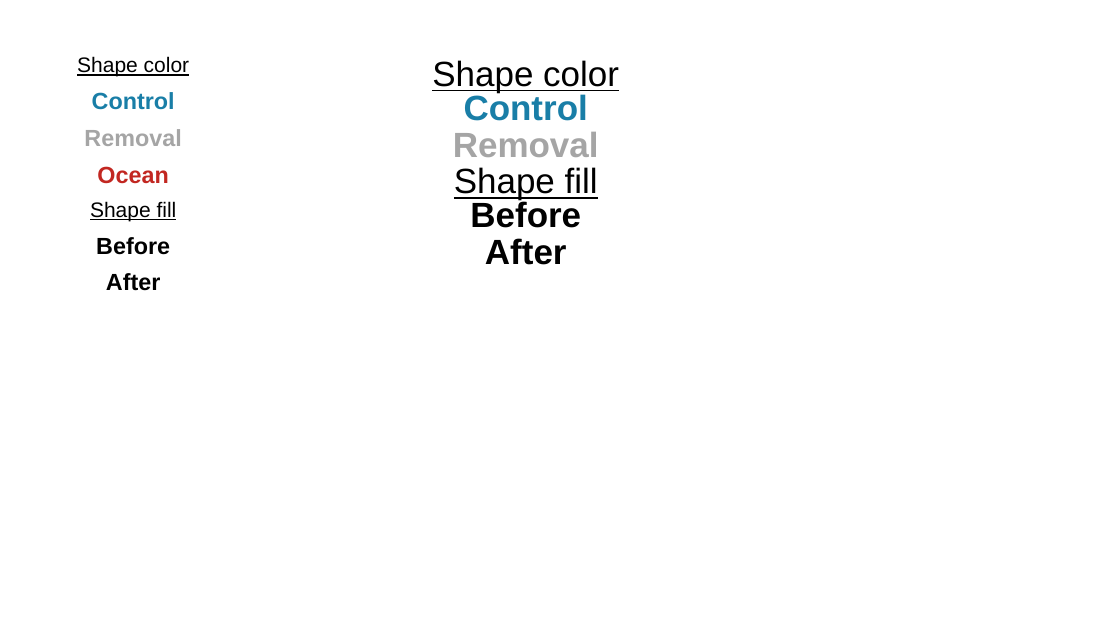
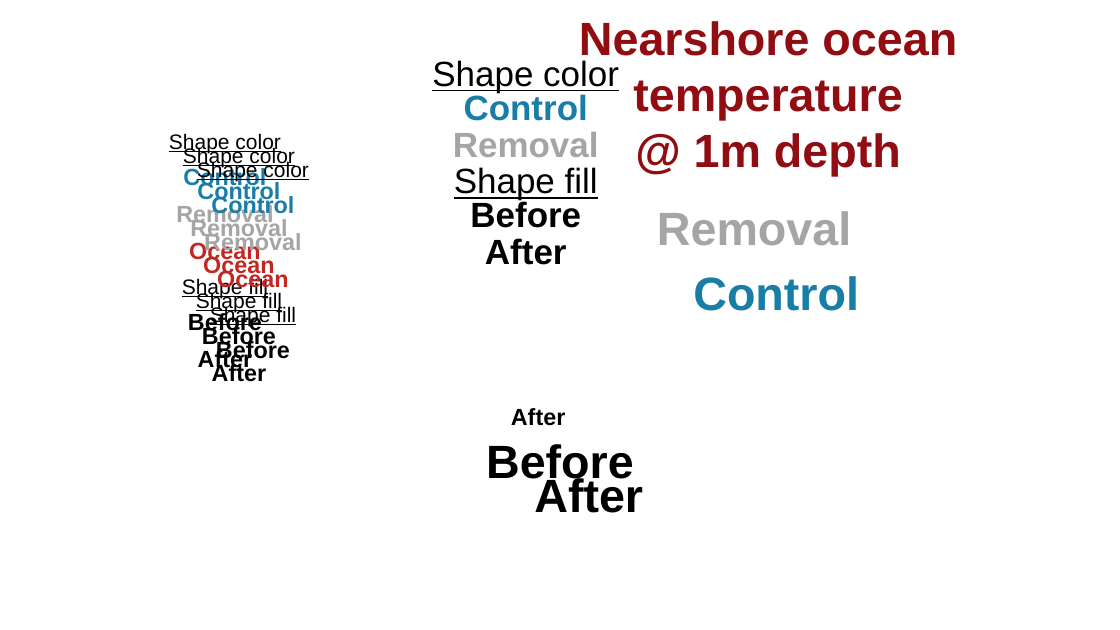
Before and after one commit to jenniferfields/EcoFunORTidepools, a slide deck: slide 1 of Output/surfgrasspca.pptx. Drawn at 1120x630 pixels with LibreOffice and Linux fonts; fonts in the diff are those of the drawing; background and template pictures are left out. Boxes give left, top, right and bottom in pixels: in the first picture for what was removed or moved away, otherwise in the second. Text is boxed around its words. In the diff, an @@ line names an element or a change of style, - is before the commit and + after.

```diff
--- a/Output/surfgrasspca.pptx
+++ b/Output/surfgrasspca.pptx
@@ text added at bbox=[579, 21, 957, 177], 40 pt, text #910D12, bold @@
+Nearshore ocean
+temperature
+@ 1m depth
@@ 6 texts: place and size @@
-6 texts at bbox=[77, 56, 190, 291]
+6 texts at bbox=[169, 133, 294, 373]
@@ text "Removal" rewrapped from bbox=[84, 129, 181, 146] to bbox=[204, 232, 301, 256] @@
@@ text added at bbox=[657, 211, 851, 245], 40 pt, text #A5A5A5, bold @@
+Removal
@@ group added at bbox=[176, 160, 309, 382]: 7 texts @@
+Removal
+Control
+Ocean
+Before
+After
+Shape color
+Shape fill
@@ text added at bbox=[693, 276, 859, 311], 40 pt, text #197EA7, bold @@
+Control
@@ group added at bbox=[183, 146, 565, 426]: 7 texts @@
+Removal
+Control
+Ocean
+Before
+After
+Shape color
+Shape fill
@@ text added at bbox=[486, 444, 634, 487], 40 pt, text #000000, bold @@
+Before
@@ text added at bbox=[534, 475, 643, 513], 40 pt, text none, bold @@
+After
```
Also in this commit, not shown: 1 other slide changed, 1 slide added, 14 other files.
